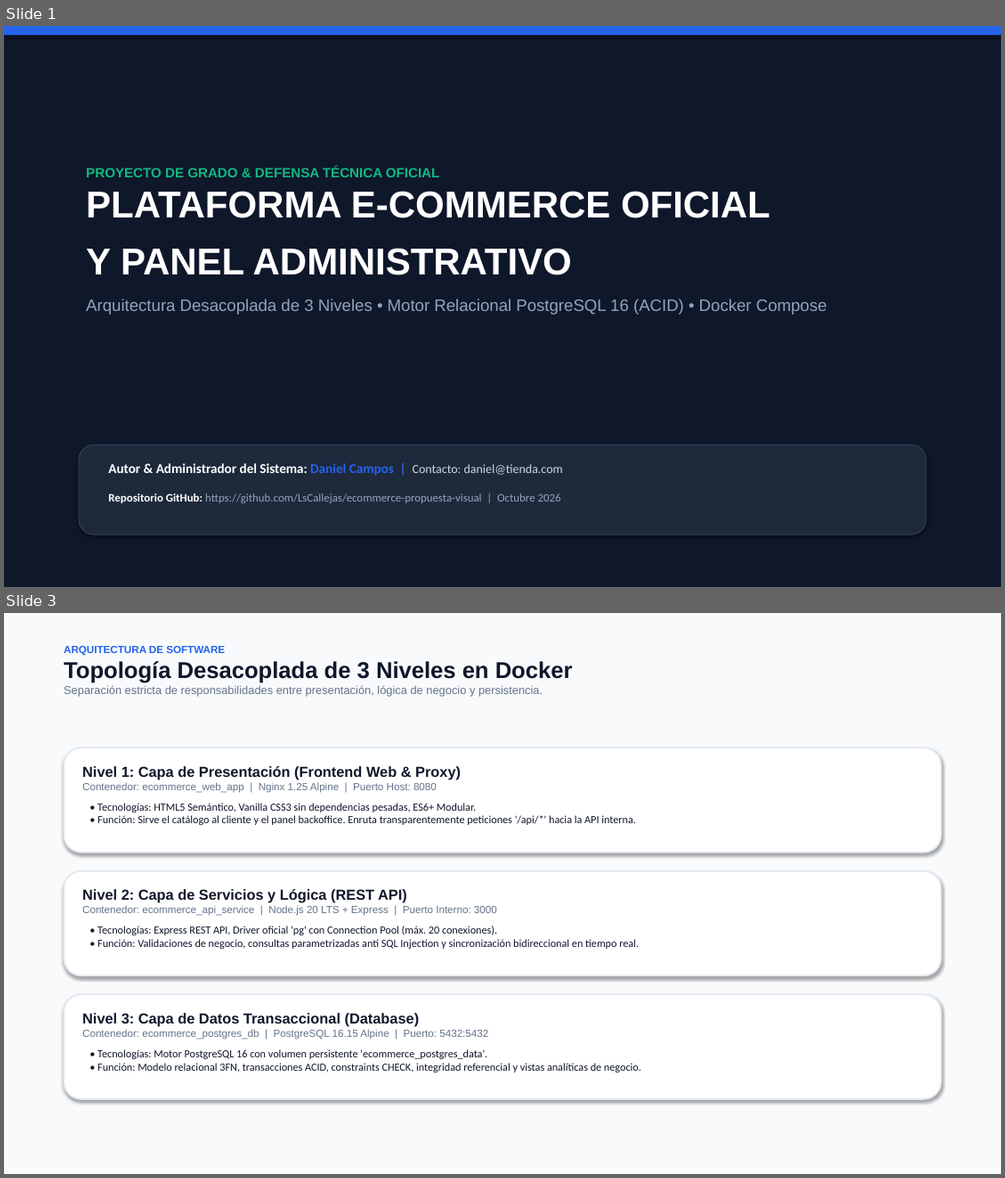
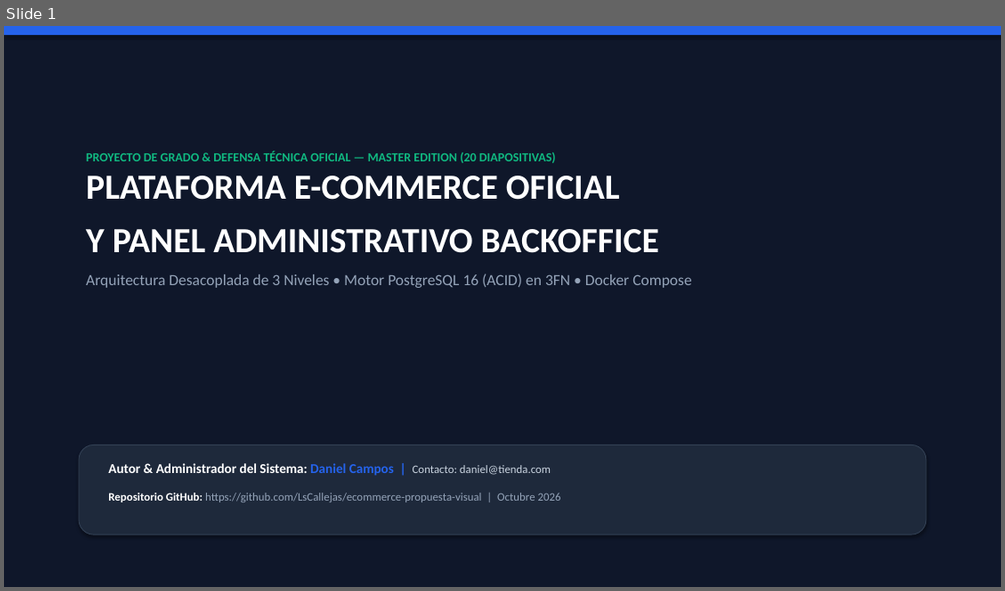
Before and after one commit to LsCallejas/ecommerce-propuesta-visual, a slide deck: docs/presentations/PRESENTACION_ECOMMERCE_Y_BASE_DE_DATOS_DANIEL_CAMPOS.pptx. Shown one above the other, each under a label of ours: slides 1 and 3 before the commit, slide 1 after it; the slides between them are not shown. The pictures are 1005x1178 and 1005x591 pixels, drawn with LibreOffice and Linux fonts; fonts in the diff are those of the drawing. Boxes give left, top, right and bottom in pixels: in the first picture for what was removed or moved away, otherwise in the second. Text is boxed around its words. In the diff, an @@ line names an element or a change of style, - is before the commit and + after.

Commit message:
feat(presentation): expand master deck to 20 comprehensive slides with in-depth architecture, code, DB, and sequence diagrams

```diff
--- a/docs/presentations/PRESENTACION_ECOMMERCE_Y_BASE_DE_DATOS_DANIEL_CAMPOS.pptx
+++ b/docs/presentations/PRESENTACION_ECOMMERCE_Y_BASE_DE_DATOS_DANIEL_CAMPOS.pptx
@@ slide 3 removed at [4,613,1001,1174], background #F8FAFC @@
@@ text removed at [64,646,573,697] @@
-ARQUITECTURA DE SOFTWARE
-Topología Desacoplada de 3 Niveles en Docker
-Separación estricta de responsabilidades entre presentación, lógica de negocio y persistencia.
@@ rounded rectangle removed at [64,747,941,852] @@
@@ text removed at [82,766,461,793] @@
-Nivel 1: Capa de Presentación (Frontend Web & Proxy)
-Contenedor: ecommerce_web_app | Nginx 1.25 Alpine | Puerto Host: 8080
@@ text removed at [97,803,636,825] @@
-• Tecnologías: HTML5 Semántico, Vanilla CSS3 sin dependencias pesadas, ES6+ Modular.
-• Función: Sirve el catálogo al cliente y el panel backoffice. Enruta transparentemente peticiones '/api/*' hacia la API interna.
@@ rounded rectangle removed at [64,871,941,976] @@
@@ text removed at [82,889,497,916] @@
-Nivel 2: Capa de Servicios y Lógica (REST API)
-Contenedor: ecommerce_api_service | Node.js 20 LTS + Express | Puerto Interno: 3000
@@ text removed at [97,925,639,949] @@
-• Tecnologías: Express REST API, Driver oficial 'pg' con Connection Pool (máx. 20 conexiones).
-• Función: Validaciones de negocio, consultas parametrizadas anti SQL Injection y sincronización bidireccional en tiempo real.
@@ rounded rectangle removed at [64,995,941,1099] @@
@@ text removed at [82,1013,488,1039] @@
-Nivel 3: Capa de Datos Transaccional (Database)
-Contenedor: ecommerce_postgres_db | PostgreSQL 16.15 Alpine | Puerto: 5432:5432
@@ text removed at [97,1049,641,1072] @@
-• Tecnologías: Motor PostgreSQL 16 con volumen persistente 'ecommerce_postgres_data'.
-• Función: Modelo relacional 3FN, transacciones ACID, constraints CHECK, integridad referencial y vistas analíticas de negocio.
@@ slide 1 changed as well @@
@@ text at [86,151,691,288]: text changed; size 16 to 15 pt; font Arial to Calibri @@
-PROYECTO DE GRADO & DEFENSA TÉCNICA OFICIAL
-PLATAFORMA E-COMMERCE OFICIAL
-Y PANEL ADMINISTRATIVO
-Arquitectura Desacoplada de 3 Niveles • Motor Relacional PostgreSQL 16 (ACID) • Docker Compose
+PROYECTO DE GRADO & DEFENSA TÉCNICA OFICIAL — MASTER EDITION (20 DIAPOSITIVAS)
+PLATAFORMA E-COMMERCE OFICIAL
+Y PANEL ADMINISTRATIVO BACKOFFICE
+Arquitectura Desacoplada de 3 Niveles • Motor PostgreSQL 16 (ACID) en 3FN • Docker Compose
@@ text at [108,463,550,475]: size 12 to 11 pt in "Contacto: daniel@tienda.com" @@
```
Also in this commit, not shown: 5 other slides changed, 14 slides added, 2 other slides removed, 2 other files.
